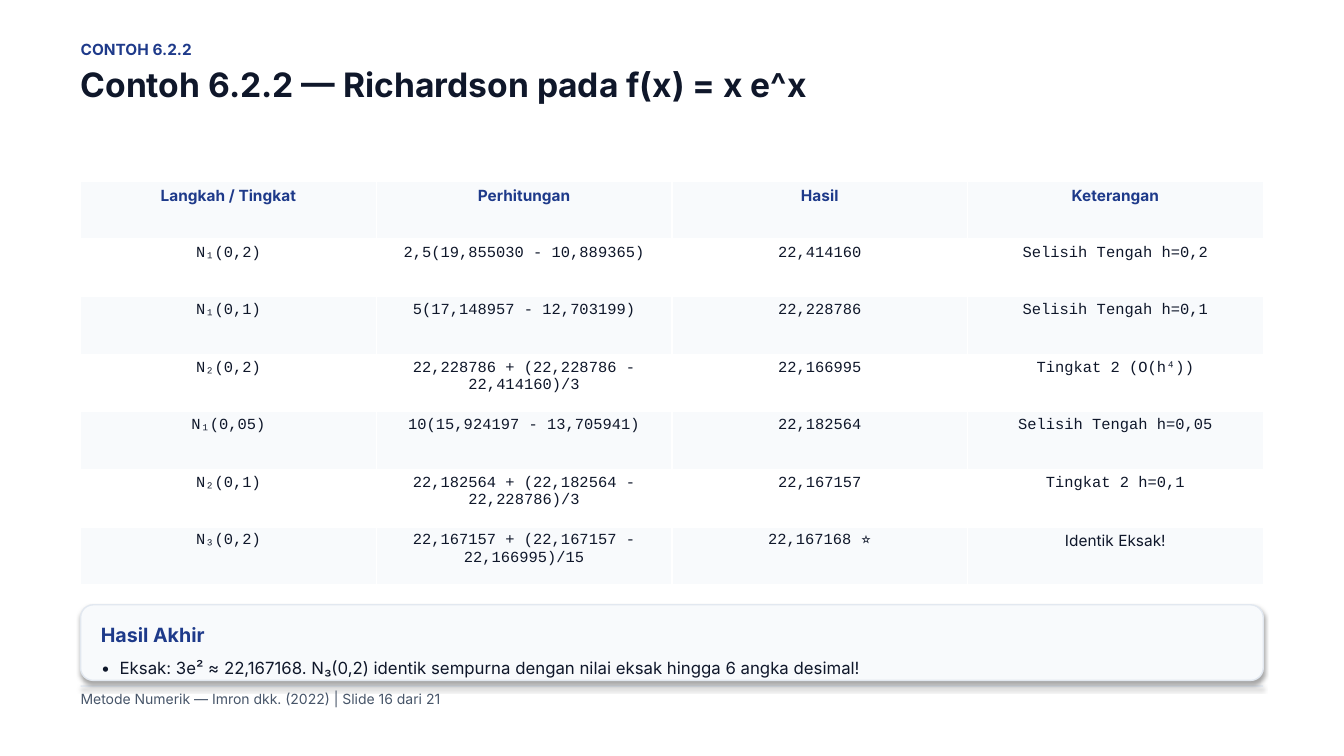
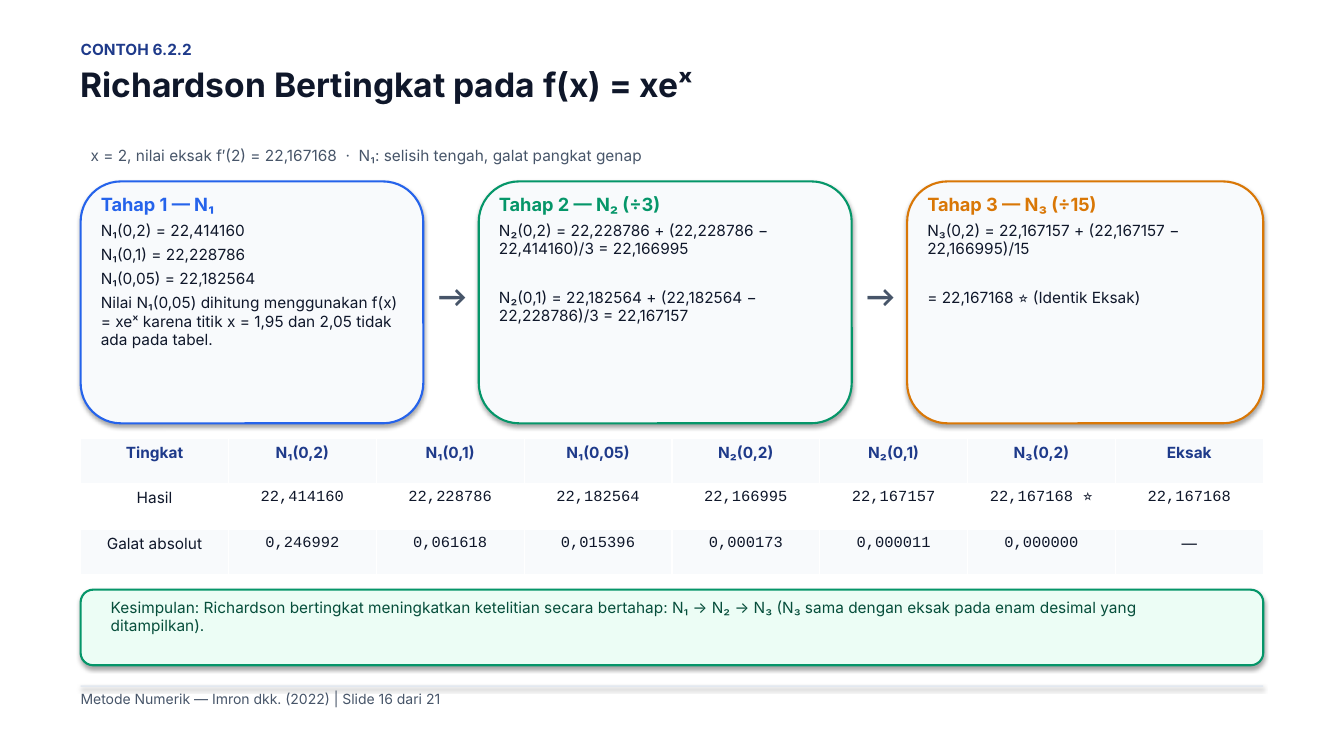
Before and after one commit to Moreyartea/Diferensiasi-Numerik, a slide deck: slide 16 of Diferensiasi_Numerik.pptx. Drawn at 1344x756 pixels with LibreOffice and Linux fonts; fonts in the diff are those of the drawing. Boxes give left, top, right and bottom in pixels: in the first picture for what was removed or moved away, otherwise in the second. Text is boxed around its words. In the diff, an @@ line names an element or a change of style, - is before the commit and + after.

Commit message:
refactor: redesign Richardson extrapolation slides and update presentation materials

```diff
--- a/Diferensiasi_Numerik.pptx
+++ b/Diferensiasi_Numerik.pptx
@@ text at <box>81,71,693,105</box>: text changed @@
-Contoh 6.2.2 — Richardson pada f(x) = x e^x
+Richardson Bertingkat pada f(x) = xeˣ
@@ text added at <box>91,148,642,165</box>, 11 pt, text #475569 @@
+x = 2, nilai eksak f′(2) = 22,167168 · N₁: selisih tengah, galat pangkat genap
@@ table removed at <box>81,181,1262,585</box>, 7 rows, 4 columns @@
-Langkah / Tingkat | Perhitungan | Hasil | Keterangan
-N₁(0,2) | 2,5(19,855030 - 10,889365) | 22,414160 | Selisih Tengah h=0,2
-N₁(0,1) | 5(17,148957 - 12,703199) | 22,228786 | Selisih Tengah h=0,1
-N₂(0,2) | 22,228786 + (22,228786 - 22,414160)/3 | 22,166995 | Tingkat 2 (O(h⁴))
-N₁(0,05) | 10(15,924197 - 13,705941) | 22,182564 | Selisih Tengah h=0,05
-N₂(0,1) | 22,182564 + (22,182564 - 22,228786)/3 | 22,167157 | Tingkat 2 h=0,1
-N₃(0,2) | 22,167157 + (22,167157 - 22,166995)/15 | 22,167168 ⭐ | Identik Eksak!
@@ rounded rectangle added at <box>81,181,423,423</box>, fill #F8FAFC, outline #2563EB 1.5 pt @@
@@ text at <box>101,197,397,348</box>: text changed; size 12 to 11 pt @@
-Hasil Akhir
-• Eksak: 3e² ≈ 22,167168. N₃(0,2) identik sempurna dengan nilai eksak hingga 6 angka desimal!
+Tahap 1 — N₁
+N₁(0,2) = 22,414160
+N₁(0,1) = 22,228786
+N₁(0,05) = 22,182564
+Nilai N₁(0,05) dihitung menggunakan f(x) = xeˣ karena titik x = 1,95 dan 2,05 tidak ada pada tabel.
@@ rounded rectangle added at <box>479,181,852,423</box>, fill #F8FAFC, outline #059669 1.5 pt @@
@@ text added at <box>499,196,754,324</box>, 11 pt, text #0F172A @@
+Tahap 2 — N₂ (÷3)
+N₂(0,2) = 22,228786 + (22,228786 − 22,414160)/3 = 22,166995
+N₂(0,1) = 22,182564 + (22,182564 − 22,228786)/3 = 22,167157
@@ rounded rectangle added at <box>907,181,1263,423</box>, fill #F8FAFC, outline #D97706 1.5 pt @@
@@ text added at <box>927,196,1165,306</box>, 11 pt, text #0F172A @@
+Tahap 3 — N₃ (÷15)
+N₃(0,2) = 22,167157 + (22,167157 − 22,166995)/15
+= 22,167168 ⭐ (Identik Eksak)
@@ text added at <box>429,272,479,323</box>, 22 pt, text #475569, bold @@
+→
@@ text added at <box>857,272,907,323</box>, 22 pt, text #475569, bold @@
+→
@@ table added at <box>81,439,1266,575</box>, 3 rows, 8 columns @@
+Tingkat | N₁(0,2) | N₁(0,1) | N₁(0,05) | N₂(0,2) | N₂(0,1) | N₃(0,2) | Eksak
+Hasil | 22,414160 | 22,228786 | 22,182564 | 22,166995 | 22,167157 | 22,167168 ⭐ | 22,167168
+Galat absolut | 0,246992 | 0,061618 | 0,015396 | 0,000173 | 0,000011 | 0,000000 | —
@@ rounded rectangle: place and size @@
-rounded rectangle at <box>81,605,1263,681</box>
+rounded rectangle at <box>81,590,1263,665</box>
@@ rounded rectangle at <box>81,590,1263,665</box>: fill #F8FAFC to #ECFDF5; outline #E2E8F0 1 pt to #059669 1.5 pt @@
@@ text added at <box>111,600,1136,634</box>, 11 pt, text #064E3B @@
+Kesimpulan: Richardson bertingkat meningkatkan ketelitian secara bertahap: N₁ → N₂ → N₃ (N₃ sama dengan eksak pada enam desimal yang ditampilkan).
```
Also in this commit, not shown: 4 other slides changed, 1 slide added, 1 slide removed, 6 other files.
